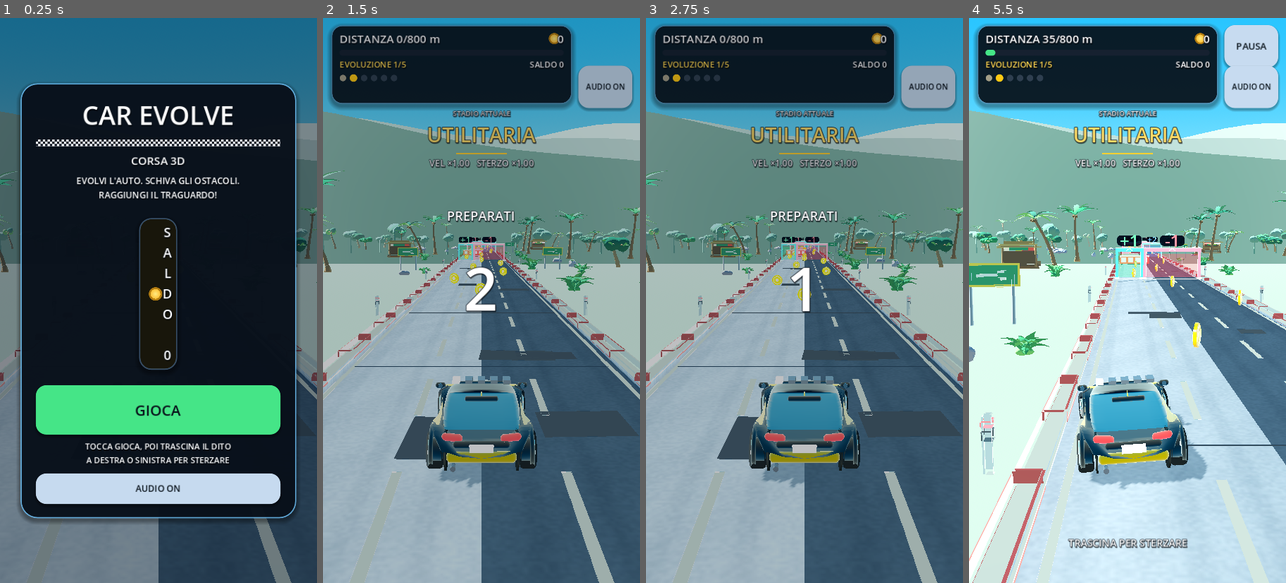
Above: before the commit, frames 1-4 (left to right).
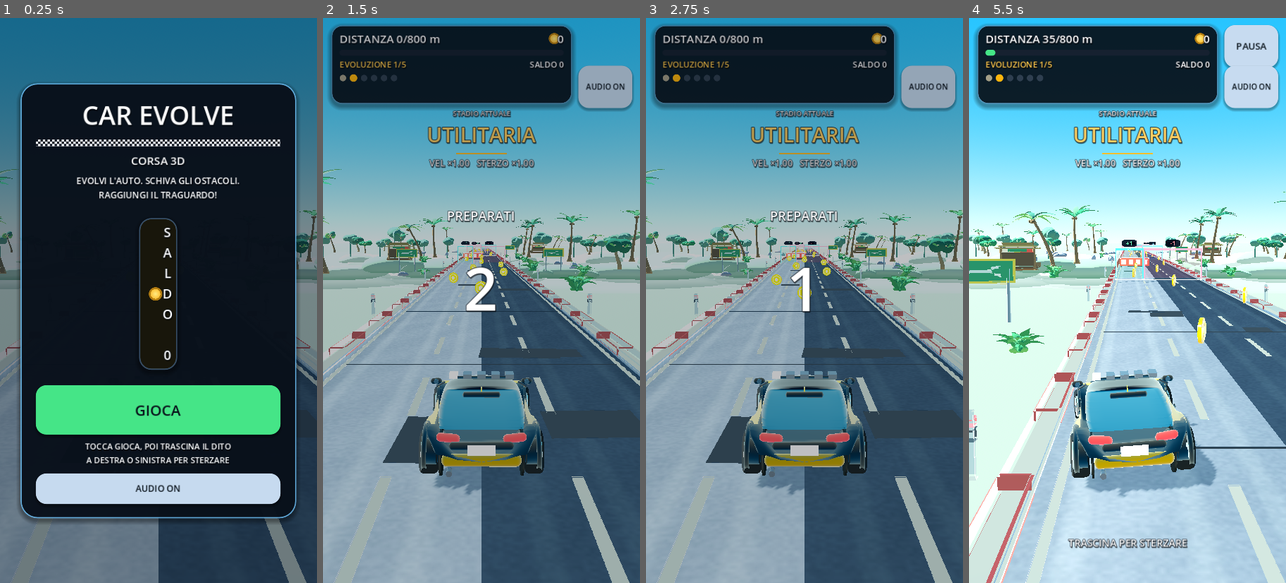
Above: after the commit, the same moments.

Repository: wraixxfn-create/GiocoMobile
Game: Godot game, scene res://scenes/Main.tscn
Two runs of this game, one before a commit and one after it. Both use one fixed random seed, a clock stepped at 60 frames per second and the inputs below.
Inputs (mouse positions are in pixels of both pictures, inside the frame that each line leads up to):
- Up to frame 1 (0.25 s): no input
- Up to frame 2 (1.5 s): click "GIOCA" at 0.5 s; click "AUDIO ON" at 1.25 s
- Up to frame 3 (2.75 s): tap Enter at 2 s; move the mouse to (874, 272) at 2.02 s; hold Right (ui_right) from 2.03 s (still down); tap 1 at 2.1 s; click (874, 272) at 2.17 s
- Up to frame 4 (5.5 s): release Right (ui_right) at 2.75 s; drag from (1064, 328) to (1111, 413) at 2.77 s; move the mouse to (1159, 176) at 3.52 s; hold Right (ui_right) 3.53-4.25 s; tap 3 at 3.6 s; drag from (1111, 413) to (1032, 215) at 4.27 s; move the mouse to (1222, 385) at 5.02 s; hold Left (ui_left) from 5.03 s (still down); tap 5 at 5.1 s

The runs differ from the first frame. In frame 1, 4.6% of the frame differs, in the area x 0-100%, y 16-100%; in frame 2, 33%; in frame 3, 33%; in frame 4, 43%.

Commit message:
feat(art): cancelli snelli e leggibili, sfondo stratificato, palette e foschia ricalibrate, camera più vicina
Co-authored-by: arena-agent <297053741+arena-agent@users.noreply.github.com>

Diff:
--- a/scripts/core/GameConfig.gd
+++ b/scripts/core/GameConfig.gd
@@ -37,8 +37,8 @@
 ## Colore della carrozzeria per ogni livello (indice = livello).
 const EVOLUTION_COLORS: Array[Color] = [
 	Color(0.64, 0.62, 0.53),
-	Color(1.00, 0.79, 0.08),
-	Color(1.00, 0.53, 0.11),
+	Color(0.99, 0.71, 0.05),
+	Color(1.00, 0.47, 0.09),
 	Color(0.30, 0.87, 0.38),
 	Color(0.10, 0.72, 0.96),
 	Color(0.62, 0.34, 1.00),
@@ -261,9 +261,9 @@
 ## Inquadratura "premium": camera più bassa e vicina, auto nel terzo inferiore
 ## e molta strada visibile davanti, così i cancelli si anticipano da lontano.
 ## L'auto resta perfettamente centrata (segue l'asse laterale 1:1).
-const CAMERA_HEIGHT: float = 3.55
-const CAMERA_DISTANCE: float = 8.3
-const CAMERA_LOOK_AHEAD: float = 11.2
+const CAMERA_HEIGHT: float = 3.15
+const CAMERA_DISTANCE: float = 7.5
+const CAMERA_LOOK_AHEAD: float = 10.2
 const CAMERA_LOOK_HEIGHT: float = 1.08
 const CAMERA_FOV: float = 60.0
 ## 1.0 = la telecamera segue completamente l'auto: l'auto resta stabile al
--- a/scripts/scenery/SceneryBackdrop.gd
+++ b/scripts/scenery/SceneryBackdrop.gd
@@ -9,9 +9,9 @@
 ## (come una quinta teatrale), mentre la pista scorre. Le creste sono mesh
 ## statiche, un materiale ciascuna, nessuna ombra: costo trascurabile.
 
-const RIDGE_NEAR_Z: float = -215.0
-const RIDGE_MID_Z: float = -275.0
-const RIDGE_FAR_Z: float = -345.0
+const RIDGE_NEAR_Z: float = -235.0
+const RIDGE_MID_Z: float = -305.0
+const RIDGE_FAR_Z: float = -395.0
 const TREELINE_Z: float = -165.0
 const FOLLOW_MARGIN: float = 0.0
 
@@ -33,53 +33,61 @@
 
 func _build() -> void:
 	_built = true
-	_add_ridge("RidgeNear", RIDGE_NEAR_Z, 34.0, 17.0, SceneryPalette.HILL_NEAR, 0.02)
-	_add_ridge("RidgeMid", RIDGE_MID_Z, 46.0, 22.0, SceneryPalette.HILL_MID, 0.011)
-	_add_ridge("RidgeFar", RIDGE_FAR_Z, 62.0, 30.0, SceneryPalette.HILL_FAR, 0.006)
+	_add_ridge("RidgeNear", RIDGE_NEAR_Z, 18.0, 8.0, SceneryPalette.HILL_NEAR, 34.0)
+	_add_ridge("RidgeMid", RIDGE_MID_Z, 27.0, 12.0, SceneryPalette.HILL_MID, 52.0)
+	_add_ridge("RidgeFar", RIDGE_FAR_Z, 40.0, 17.0, SceneryPalette.HILL_FAR, 74.0)
 	_add_treeline("TreeLine", TREELINE_Z)
 
 
-## Una cresta: curtain verticale la cui sommità è una somma di sinusoidi.
-## Le creste più lontane sono più alte, più larghe e più chiare (foschia).
+## Una catena di colline: due file di cupole schiacciate sovrapposte, non una
+## quinta piatta. Ogni strato ha raggio, altezza e tinta propri; le cupole
+## sono irregolari e sfalsate, così la silhouette non è mai una fila di gobbe
+## uguali. La foschia le schiarisce con la distanza, in modo naturale.
 func _add_ridge(
 	node_name: String,
 	z: float,
+	radius: float,
 	height: float,
-	baseline: float,
 	color: Color,
-	frequency: float,
+	step: float,
 ) -> void:
-	var segments := 56
-	var width := 900.0
-	var verts: Array[Vector3] = []
-	var tris: Array[Vector3i] = []
-	for i in segments + 1:
-		var t := float(i) / float(segments)
-		var x := (t - 0.5) * width
-		var crest := (
-			sin(t * 8.1 + z * 0.01) * 0.55
-			+ sin(t * 15.7 + 1.7) * 0.28
-			+ sin(t * 27.3 + 4.1) * 0.14
-		) * height
-		var top := baseline + height * 0.45 + crest
-		verts.append(Vector3(x, top, z))
-		verts.append(Vector3(x, -8.0, z))
-	for i in segments:
-		var a := i * 2
-		var b := a + 1
-		var c := a + 2
-		var d := a + 3
-		tris.append(Vector3i(a, c, b))
-		tris.append(Vector3i(b, c, d))
 	var acc := PropMeshes.new_accumulator()
-	acc["verts"] = verts
-	acc["tris"] = tris
+	var rng := RandomNumberGenerator.new()
+	rng.seed = int(absf(z)) * 31 + 7
+	for layer in 2:
+		var layer_z := z - float(layer) * step * 1.15
+		var layer_height := height * (1.0 if layer == 0 else 0.78)
+		var layer_radius := radius * (1.0 if layer == 0 else 0.86)
+		var cursor := -layer_radius * 5.2 + float(layer) * step * 0.55
+		while cursor < layer_radius * 5.2:
+			var dome_radius := layer_radius * rng.randf_range(0.62, 1.16)
+			var dome_height := layer_height * rng.randf_range(0.48, 1.05)
+			var dome := PropMeshes.blob(
+				int(absf(cursor)) + int(absf(layer_z)) + layer * 97,
+				dome_radius,
+				2,
+				0.20,
+				dome_height / dome_radius,
+				true,
+			)
+			var origin := Vector3(
+				cursor + rng.randf_range(-0.3, 0.3) * step,
+				-dome_radius * 0.62,
+				layer_z + rng.randf_range(-0.3, 0.3) * step,
+			)
+			PropMeshes.append(
+				acc,
+				dome["verts"] as Array[Vector3],
+				dome["tris"] as Array[Vector3i],
+				Transform3D(Basis.IDENTITY, origin),
+			)
+			cursor += step * rng.randf_range(0.55, 0.95)
 	var instance := MeshInstance3D.new()
 	instance.name = node_name
-	instance.mesh = PropMeshes.to_mesh(acc, true)
+	instance.mesh = PropMeshes.to_mesh(acc, false)
 	instance.material_override = MaterialFactory.distant_hill(color)
 	instance.cast_shadow = GeometryInstance3D.SHADOW_CASTING_SETTING_OFF
-	instance.visibility_range_end = 520.0
+	instance.visibility_range_end = 620.0
 	add_child(instance)
 
 
--- a/scripts/scenery/SceneryGroundField.gd
+++ b/scripts/scenery/SceneryGroundField.gd
@@ -21,7 +21,7 @@
 const GRASS_INSTANCES: int = 6200
 const FLOWER_INSTANCES: int = 1100
 const SAND_INNER: float = 4.36
-const SAND_OUTER: float = 7.6
+const SAND_OUTER: float = 5.9
 const GRASS_START: float = 7.0
 
 static var _tuft_mesh: Mesh = null
@@ -68,17 +68,17 @@
 ## Colore del terreno: sabbia calda vicino all'asfalto, poi tre verdi a chiazze.
 static func color_at(x: float, z: float) -> Color:
 	var distance := absf(x)
-	var sand := 1.0 - smoothstep(SAND_INNER, SAND_OUTER + 2.6, distance)
+	var sand := 1.0 - smoothstep(SAND_INNER, SAND_OUTER + 1.9, distance)
 	var patch_a := sin(z * 0.031 + x * 0.017) * 0.5 + 0.5
 	var patch_b := sin(z * 0.011 - x * 0.026 + 2.1) * 0.5 + 0.5
 	var grass := SceneryPalette.GRASS_BASE
-	grass = grass.lerp(SceneryPalette.GRASS_DEEP, patch_a * 0.55)
-	grass = grass.lerp(SceneryPalette.GRASS_LIGHT, patch_b * 0.45)
+	grass = grass.lerp(SceneryPalette.GRASS_DEEP, patch_a * 0.62)
+	grass = grass.lerp(SceneryPalette.GRASS_LIGHT, patch_b * 0.55)
 	# Chiazze più secche in quota: danno profondità alle colline.
 	var height_factor := smoothstep(1.0, 9.0, height_at(x, z))
 	grass = grass.lerp(SceneryPalette.GRASS_DRY, height_factor * 0.30)
 	var sand_color := SceneryPalette.SAND.lerp(SceneryPalette.SAND_DARK, patch_a * 0.35)
-	return sand_color.lerp(grass, 1.0 - sand * 0.92)
+	return sand_color.lerp(grass, 1.0 - sand)
 
 
 # ----------------------------------------------------------------- Griglia ---
@@ -162,14 +162,14 @@
 		return _tuft_mesh
 	# Ciuffo d'erba: tre lamine incrociate, 6 triangoli, doppia faccia.
 	var acc := PropMeshes.new_accumulator()
-	for i in 3:
-		var yaw := TAU * float(i) / 3.0
-		var blade := PropMeshes.frond(0.52, 0.16, 0.30, 0.10, 40 + i, 0.22, 3)
+	for i in 4:
+		var yaw := TAU * float(i) / 4.0
+		var blade := PropMeshes.frond(0.46, 0.13, 0.42, 0.06, 40 + i, 0.18, 3)
 		PropMeshes.append(
 			acc,
 			blade["verts"] as Array[Vector3],
 			blade["tris"] as Array[Vector3i],
-			Transform3D(Basis(Vector3.UP, yaw) * Basis(Vector3.BACK, deg_to_rad(74.0)), Vector3.ZERO),
+			Transform3D(Basis(Vector3.UP, yaw) * Basis(Vector3.BACK, deg_to_rad(82.0)), Vector3.ZERO),
 		)
 	_tuft_mesh = PropMeshes.to_mesh(acc, false)
 	return _tuft_mesh
--- a/scripts/scenery/SceneryPalette.gd
+++ b/scripts/scenery/SceneryPalette.gd
@@ -28,11 +28,11 @@
 
 # ----------------------------------------------------------------- Strada ---
 
-const ROAD_BASE := Color(0.40, 0.44, 0.50)
-const ROAD_EDGE := Color(0.34, 0.37, 0.43)
-const ROAD_WEAR := Color(0.36, 0.40, 0.46)
-const ROAD_PATCH := Color(0.30, 0.33, 0.38)
-const ROAD_JOINT := Color(0.27, 0.30, 0.35)
+const ROAD_BASE := Color(0.34, 0.38, 0.45)
+const ROAD_EDGE := Color(0.27, 0.31, 0.37)
+const ROAD_WEAR := Color(0.40, 0.44, 0.50)
+const ROAD_PATCH := Color(0.28, 0.31, 0.37)
+const ROAD_JOINT := Color(0.23, 0.26, 0.31)
 const LANE_PAINT := Color(0.95, 0.94, 0.89)
 const CURB_LIGHT := Color(0.94, 0.93, 0.88)
 const CURB_RED := Color(0.84, 0.24, 0.24)
--- a/scripts/scenery/TropicalTheme.gd
+++ b/scripts/scenery/TropicalTheme.gd
@@ -21,8 +21,8 @@
 const SHADOW_DISTANCE: float = 62.0
 const SHADOW_OPACITY: float = 0.80
 const SHADOW_BLUR: float = 1.5
-const FOG_BEGIN: float = 110.0
-const FOG_END: float = 420.0
+const FOG_BEGIN: float = 130.0
+const FOG_END: float = 430.0
 
 
 ## Cielo procedurale: azzurro pieno in alto, orizzonte chiaro e caldo.
@@ -75,7 +75,7 @@
 	environment.fog_light_energy = 1.0
 	environment.fog_depth_begin = FOG_BEGIN
 	environment.fog_depth_end = FOG_END
-	environment.fog_depth_curve = 1.6
+	environment.fog_depth_curve = 1.9
 	environment.fog_sky_affect = 0.10
 
 
--- a/scripts/track/EvolutionGate.gd
+++ b/scripts/track/EvolutionGate.gd
@@ -20,19 +20,19 @@
 
 ## Durata dell'animazione di attraversamento dopo l'attivazione.
 const CONSUME_DURATION: float = 0.48
-const POST_WIDTH: float = 0.24
-const POST_DEPTH: float = 0.34
-const BEAM_HEIGHT: float = 0.34
-const PANEL_ALPHA: float = 0.16
+const POST_WIDTH: float = 0.105
+const POST_DEPTH: float = 0.16
+const BEAM_HEIGHT: float = 0.20
+const PANEL_ALPHA: float = 0.055
 const PANEL_BOTTOM: float = 0.18
 const PANEL_TOP_GAP: float = 0.52
-const LABEL_FONT_SIZE: int = 128
-const LABEL_PIXEL_SIZE: float = 0.0115
-const BADGE_SIZE := Vector2(2.15, 0.92)
-const BADGE_HEIGHT: float = 0.62
+const LABEL_FONT_SIZE: int = 96
+const LABEL_PIXEL_SIZE: float = 0.0056
+const BADGE_SIZE := Vector2(1.30, 0.56)
+const BADGE_HEIGHT: float = 0.40
 const BADGE_COLOR := Color(0.05, 0.07, 0.11, 0.90)
 const POP_AMOUNT: float = 0.055
-const GLOW_STRIP_WIDTH: float = 0.05
+const GLOW_STRIP_WIDTH: float = 0.035
 const RING_START: float = 0.55
 const RING_END: float = 2.35
 const RING_ALPHA: float = 0.55
@@ -186,8 +186,8 @@
 			_glow_material,
 		))
 		_visual.add_child(_mesh_box(
-			Vector3(POST_WIDTH + 0.14, 0.16, POST_DEPTH + 0.14),
-			Vector3(side * post_offset, 0.08, 0.0),
+			Vector3(POST_WIDTH + 0.09, 0.10, POST_DEPTH + 0.09),
+			Vector3(side * post_offset, 0.05, 0.0),
 			_frame_material,
 		))
 
@@ -198,15 +198,15 @@
 		_accent_material,
 	))
 	_visual.add_child(_mesh_box(
-		Vector3(width, 0.06, POST_DEPTH + 0.03),
-		Vector3(0.0, height - 0.03, 0.0),
+		Vector3(width, 0.04, POST_DEPTH + 0.02),
+		Vector3(0.0, height - 0.02, 0.0),
 		_frame_material,
 	))
 
 	# Soglia colorata sull'asfalto: segna esattamente il piano di attraversamento.
 	var threshold := _mesh_box(
-		Vector3(maxf(width - POST_WIDTH * 2.0, 0.2), 0.035, 0.20),
-		Vector3(0.0, 0.03, 0.0),
+		Vector3(maxf(width - POST_WIDTH * 2.0, 0.2), 0.022, 0.16),
+		Vector3(0.0, 0.021, 0.0),
 		_glow_material,
 	)
 	threshold.cast_shadow = GeometryInstance3D.SHADOW_CASTING_SETTING_OFF
@@ -226,8 +226,8 @@
 	# Frecce a chevron sulla trave: indicano la direzione di marcia.
 	for side in sides:
 		var arrow := _mesh_box(
-			Vector3(0.30, 0.075, 0.05),
-			Vector3(side * 0.15, height - BEAM_HEIGHT * 0.5, POST_DEPTH * 0.5 + 0.03),
+			Vector3(0.19, 0.05, 0.03),
+			Vector3(side * 0.10, height - BEAM_HEIGHT * 0.5, POST_DEPTH * 0.5 + 0.02),
 			_frame_material,
 		)
 		arrow.rotation.z = deg_to_rad(-34.0) * side
Binary file changed: docs/screenshots/_tmp/car_zoom.png
Binary file added: docs/screenshots/_tmp/side_zoom.png
